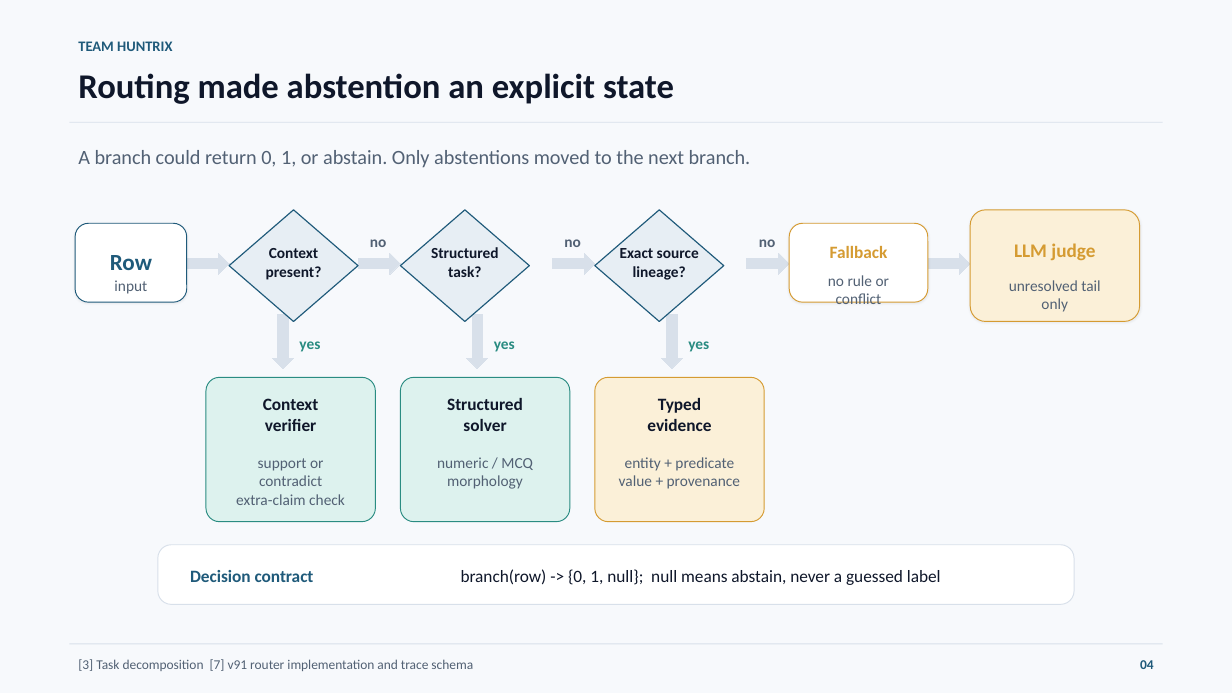
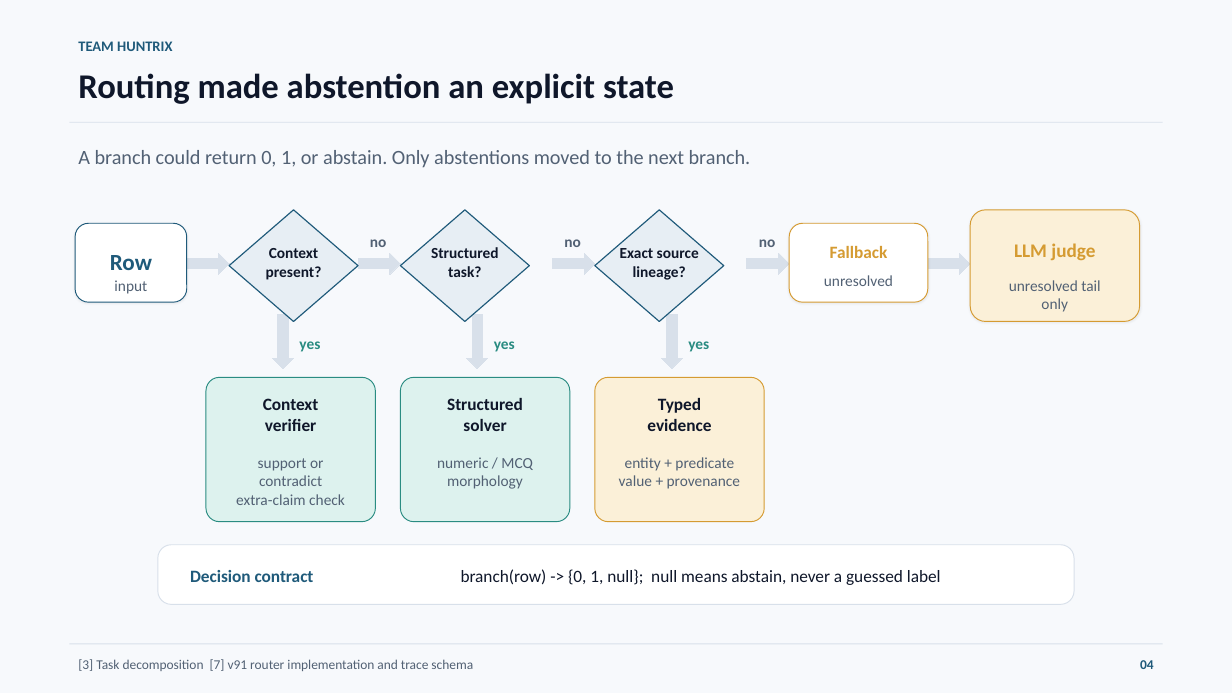
Before and after one commit to Seyamalam/bengali-hallucination-v91-submission, a slide deck: slide 4 of presentation/Huntrix_Final_Presentation_20_Slides.pptx. Drawn at 1232x693 pixels with LibreOffice and Linux fonts; fonts in the diff are those of the drawing. Boxes give left, top, right and bottom in pixels: in the first picture for what was removed or moved away, otherwise in the second. Text is boxed around its words. In the diff, an @@ line names an element or a change of style, - is before the commit and + after.

Commit message:
fix presentation slides 4 and 6

```diff
--- a/presentation/Huntrix_Final_Presentation_20_Slides.pptx
+++ b/presentation/Huntrix_Final_Presentation_20_Slides.pptx
@@ text at box(824, 275, 893, 286): text changed @@
-no rule or conflict
+unresolved
```
Also in this commit, not shown: 1 other slide changed, 1 other file.
